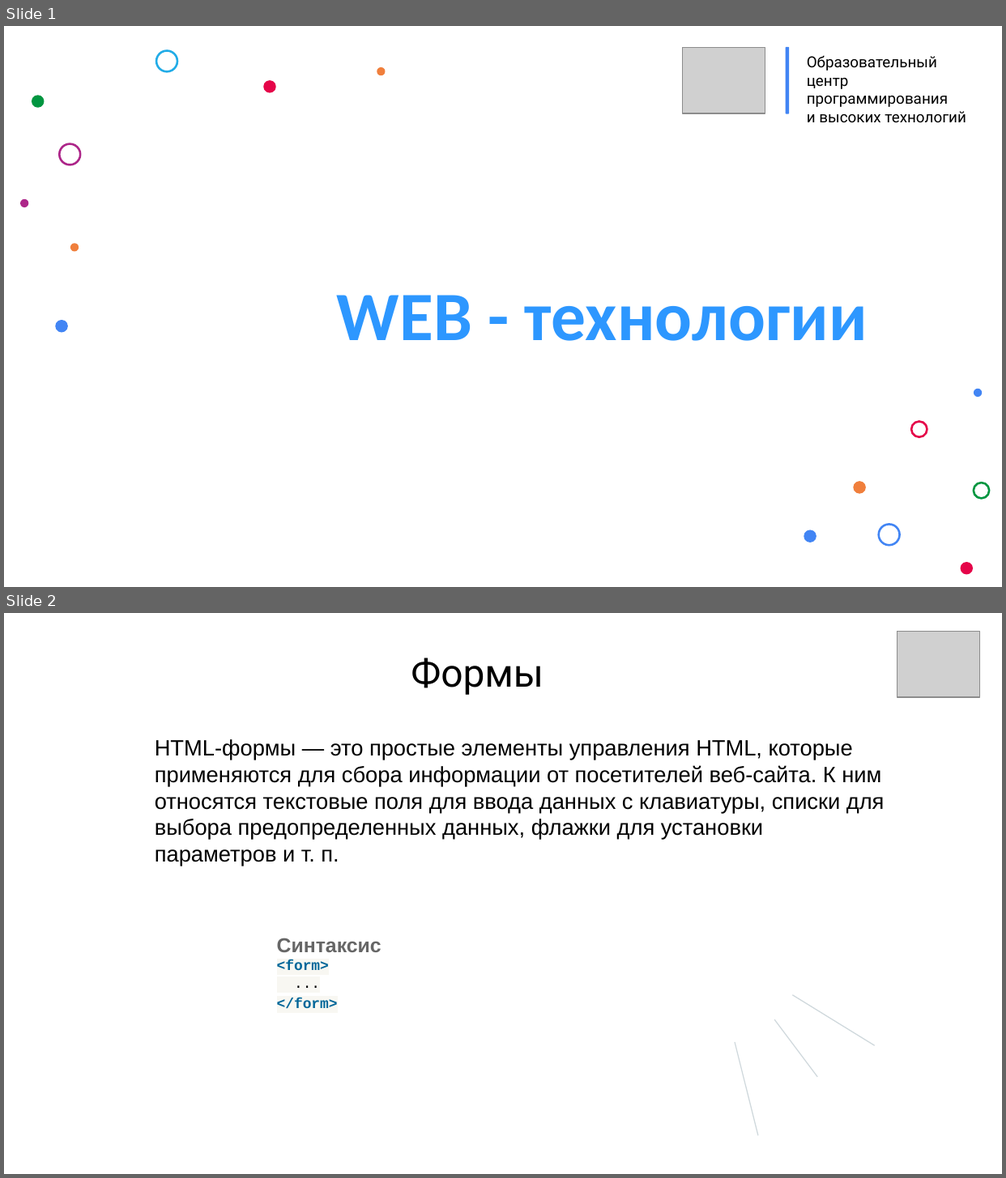
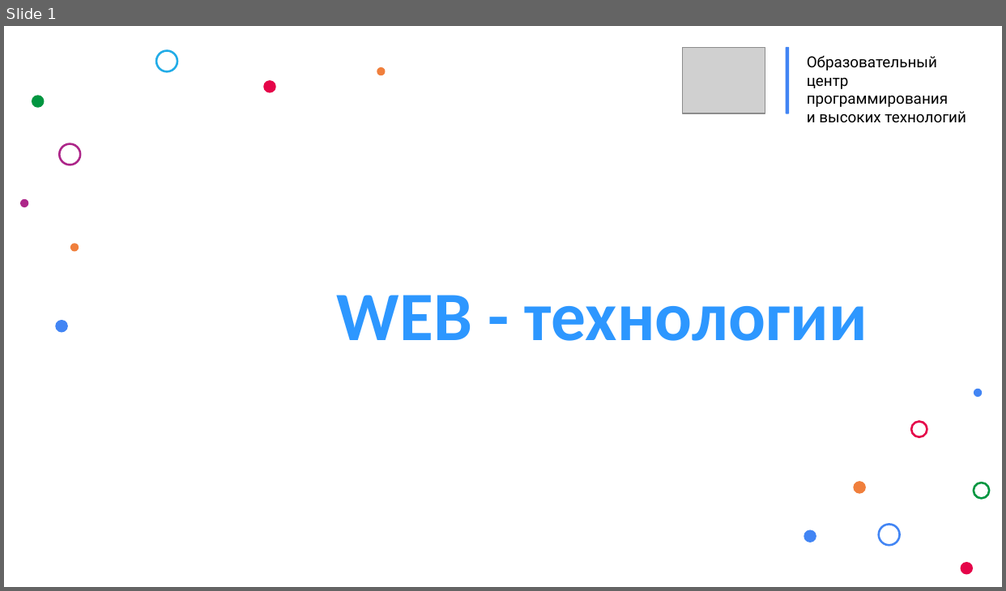
Before and after one commit to mhasilau/wb9, a slide deck: WEB - технологии.pptx. Shown one above the other, each under a label of ours: slides 1 and 2 before the commit, slide 1 after it. The pictures are 1006x1178 and 1006x591 pixels, drawn with LibreOffice and Linux fonts; fonts in the diff are those of the drawing; grey boxes stand for pictures; background and template pictures are left out. Boxes give left, top, right and bottom in pixels: in the first picture for what was removed or moved away, otherwise in the second. Text is boxed around its words. In the diff, an @@ line names an element or a change of style, - is before the commit and + after.

```diff
--- a/WEB - технологии.pptx
+++ b/WEB - технологии.pptx
@@ slide 2 removed at box(4, 613, 1002, 1174), background picture (left out) @@
@@ picture removed at box(897, 631, 980, 696) @@
@@ text removed at box(411, 658, 543, 695) @@
-Формы
@@ text removed at box(155, 739, 884, 867) @@
-HTML-формы — это простые элементы управления HTML, которые применяются для сбора информации от посетителей веб-сайта. К ним относятся текстовые поля для ввода данных с клавиатуры, списки для выбора предопределенных данных, флажки для установки параметров и т. п.
@@ text removed at box(277, 938, 381, 1009) @@
-Синтаксис
-<form>
-...
-</form>
@@ freeform shape removed at box(792, 995, 874, 1046) @@
@@ freeform shape removed at box(774, 1020, 817, 1077) @@
@@ freeform shape removed at box(735, 1042, 757, 1136) @@
```
Also in this commit, not shown: 1 other slide changed, 8 slides added, 12 other slides removed.
